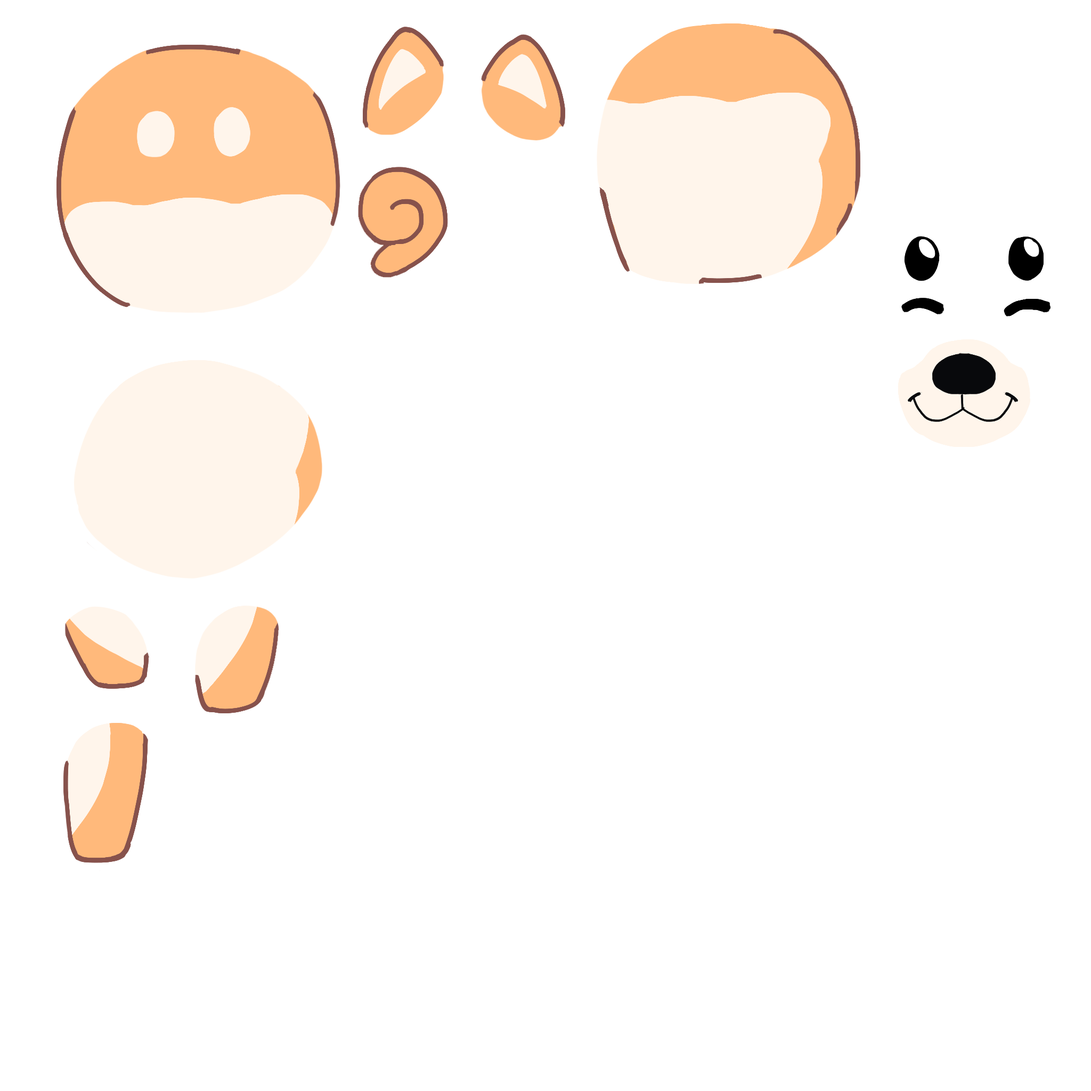
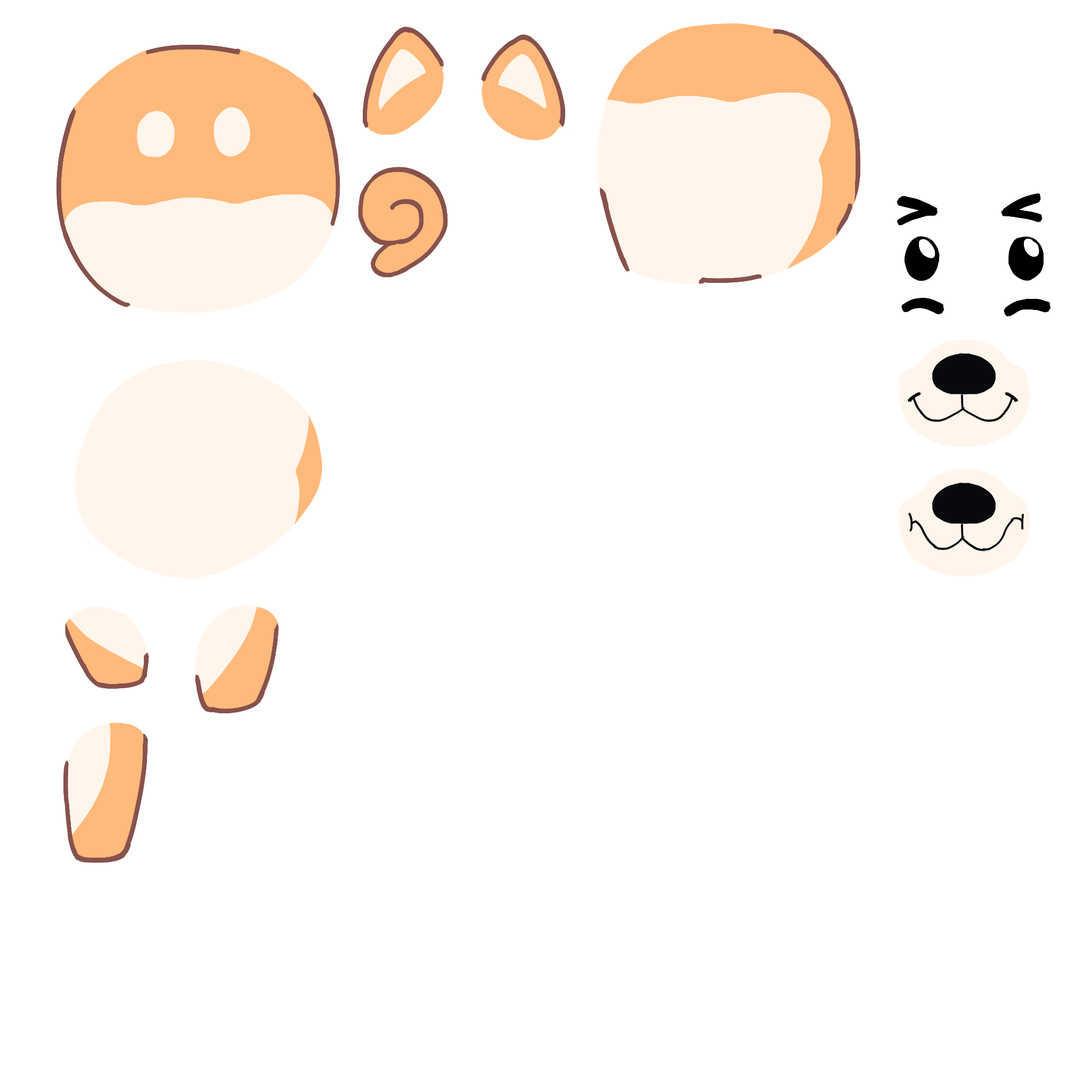
Before/after of a 1091px x 1091px layered artwork. What changed in the layer stack:
added layer "noé copy 2" above "noé copy" over [898, 469, 1031, 577]
painted on "Layer 10" over [896, 193, 1043, 226]
